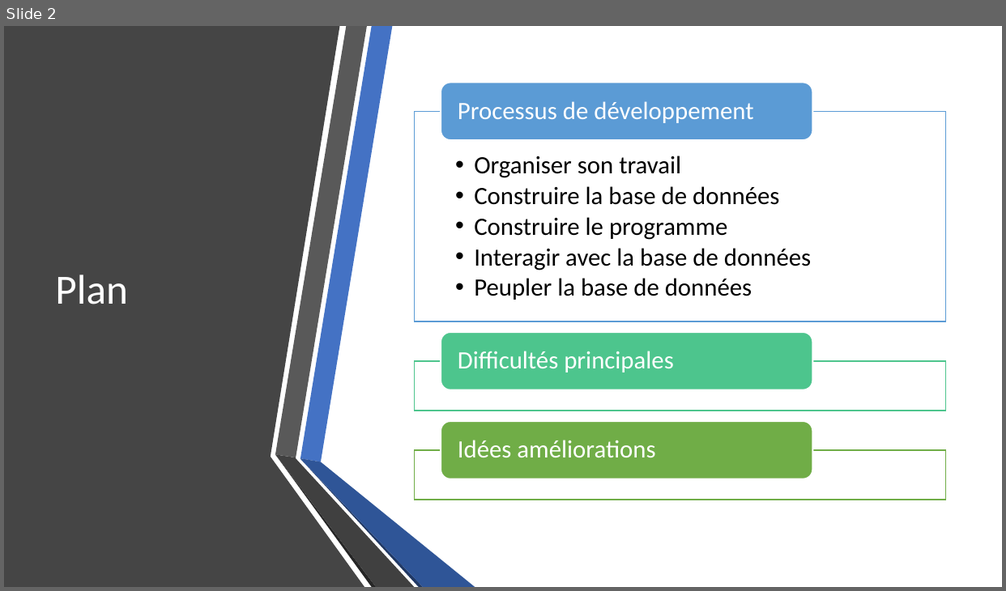
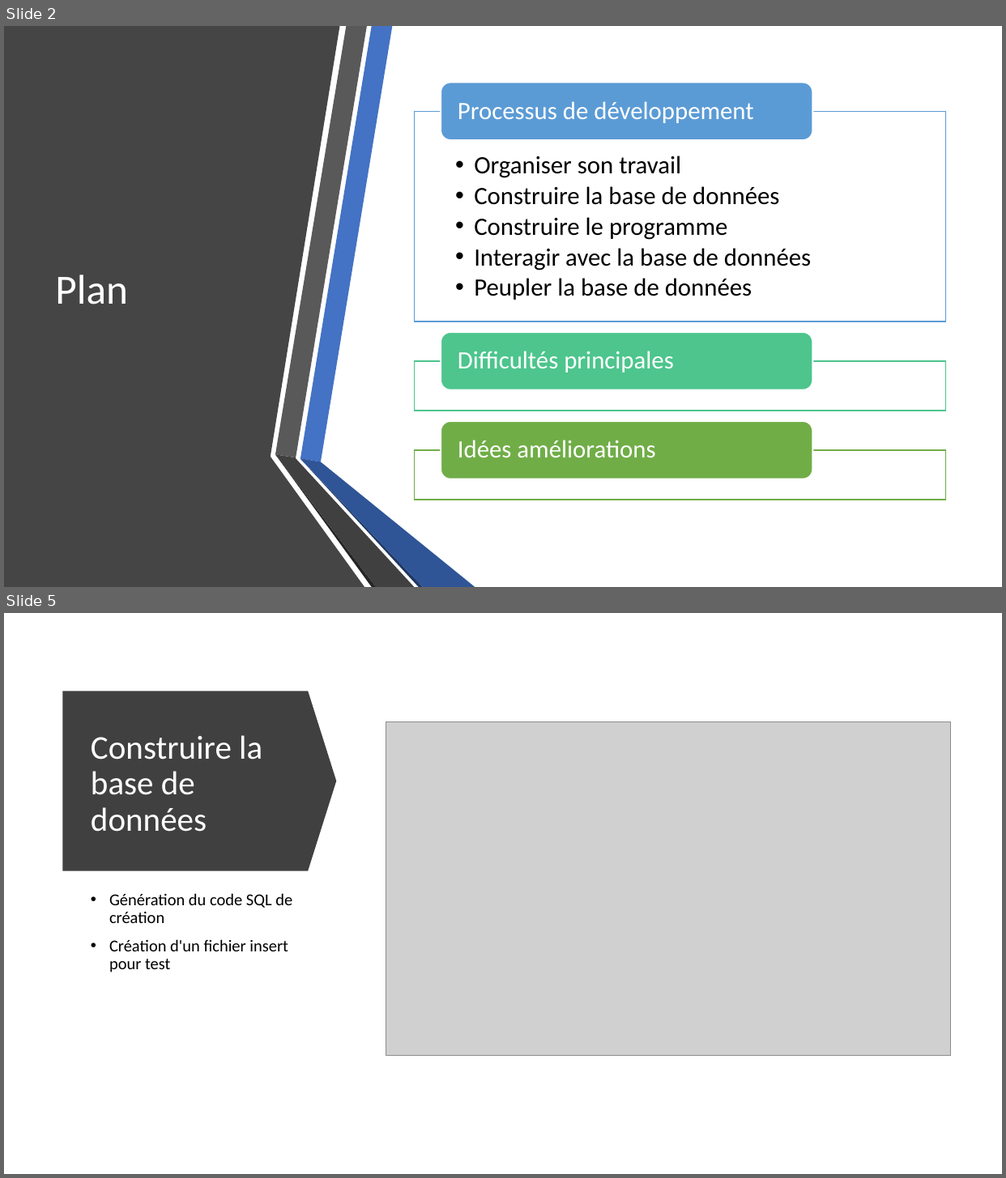
Before and after one commit to Baptiste68/P5, a slide deck: Projet5.pptx. Shown one above the other, each under a label of ours: slide 2 before the commit, slides 2 and 5 after it; the slides between them are not shown. The pictures are 1006x591 and 1006x1178 pixels, drawn with LibreOffice and Linux fonts; fonts in the diff are those of the drawing; grey boxes stand for pictures. Boxes give left, top, right and bottom in pixels: in the first picture for what was removed or moved away, otherwise in the second. Text is boxed around its words. In the diff, an @@ line names an element or a change of style, - is before the commit and + after.

```diff
--- a/Projet5.pptx
+++ b/Projet5.pptx
@@ slide 5 added at <box>4,613,1002,1174</box>, background #FFFFFF @@
@@ down arrow added at <box>63,692,337,871</box>, fill #404040 @@
@@ picture added at <box>386,722,951,1055</box> @@
@@ title added at <box>91,735,262,832</box>, 32 pt, text #FFFFFF @@
+Construire la base de données
@@ text added at <box>109,893,292,973</box>, 16 pt, text #000000 @@
+• Génération du code SQL de création
+• Création d'un fichier insert pour test
```
Also in this commit, not shown: 6 slides changed, 3 other slides added.
